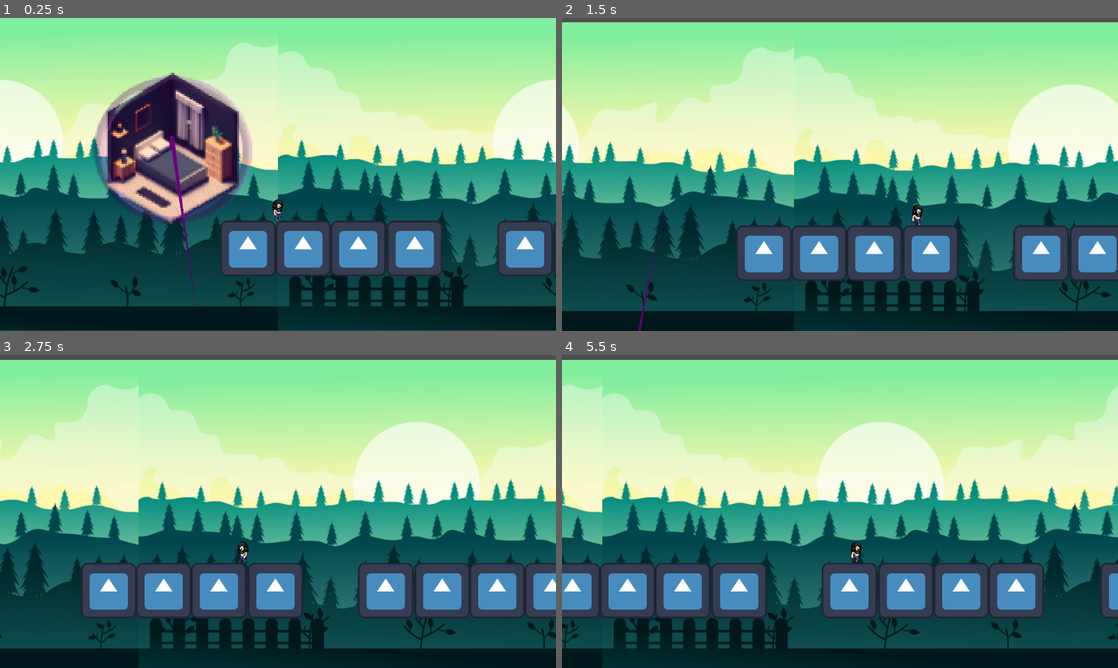
Above: before the commit, frames 1-4 (two rows, left to right).
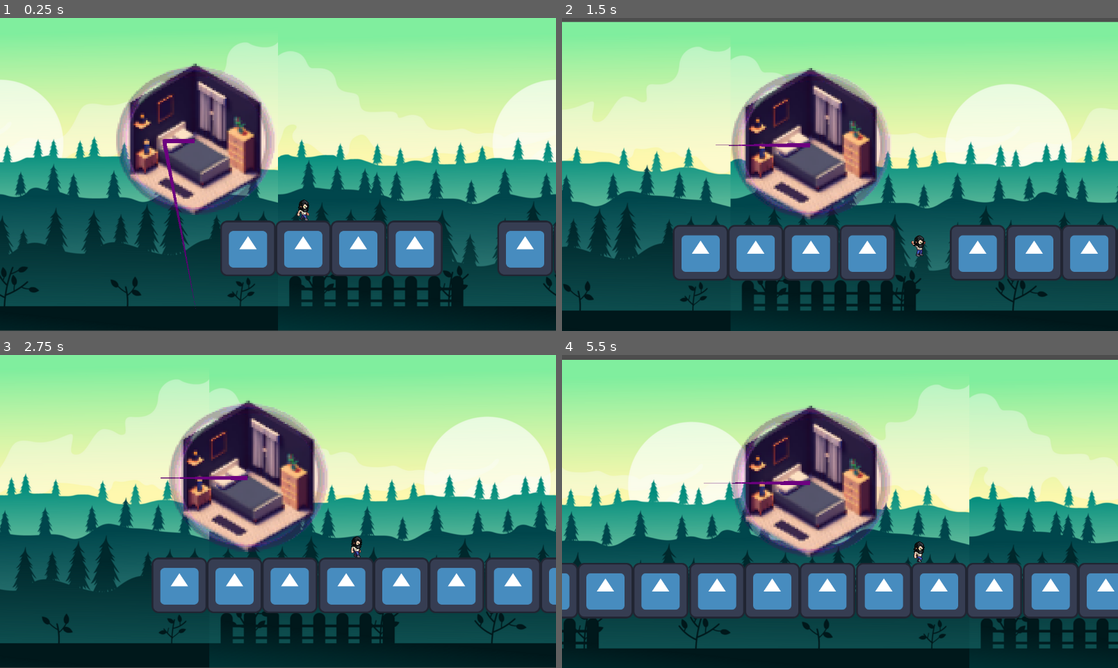
Above: after the commit, the same moments.

Repository: Narrop/Jame-Gam-17
Game: Godot game, scene res://Scenes/Levels/Level1.tscn
Same seed, same stepped clock (60 frames per second), same inputs: the game is played once before the commit and once after it. The engine's default icon, where the game draws it, is replaced by a stand-in: a white triangle on a blue panel in a dark square.
Inputs:
- Up to frame 1 (0.25 s): no input
- Up to frame 2 (1.5 s): tap Enter (ui_accept) at 0.5, 0.77 s; hold Right (ui_right) from 0.53 s (still down)
- Up to frame 3 (2.75 s): tap Enter (ui_accept) at 1.52 s; release Right (ui_right) at 2.03 s; hold Left (ui_left) from 2.03 s (still down)
- Up to frame 4 (5.5 s): release Left (ui_left) at 2.78 s; hold Right (ui_right) 2.78-4.28 s; tap Enter (ui_accept) at 3.02, 3.77, 4.52 s; hold Left (ui_left) 4.28-5.03 s; hold Right (ui_right) from 5.03 s (still down)

The runs differ from the first frame. In frame 1, 11% of the frame differs, in the area x 16-56%, y 14-93%; in frame 2, 38%; in frame 3, 45%; in frame 4, 46%, in the area x 0-100%, y 9-94%.

Commit message:
feat: autorun player and room + collision detection

Diff:
--- a/Scenes/Actors/Player.gd
+++ b/Scenes/Actors/Player.gd
@@ -21,27 +21,31 @@
 
 	# Get the input direction and handle the movement/deceleration.
 	# As good practice, you should replace UI actions with custom gameplay actions.
-	var direction = Input.get_axis("ui_left", "ui_right")
-
-	if direction < 0:
-		sprite.play("Walking")
-		sprite.flip_h = true
-	elif direction > 0:
-		sprite.play("Walking")
-		sprite.flip_h = false
-	elif is_on_floor() and direction == 0:
-		sprite.play("Idle")
+#	var direction = Input.get_axis("ui_left", "ui_right")
+#
+#	if direction < 0:
+#		sprite.play("Walking")
+#		sprite.flip_h = true
+#	elif direction > 0:
+#		sprite.play("Walking")
+#		sprite.flip_h = false
+#	elif is_on_floor() and direction == 0:
+#		sprite.play("Idle")
 
 
 	# Add the gravity.
-	if not is_on_floor():
+	if is_on_floor():
+		velocity.x = SPEED
+		sprite.play("Walking")
+		sprite.flip_h = false
+	else:
 		velocity.y += gravity * delta
 		sprite.play("Jumping")
 
-	if direction:
-		velocity.x = direction * SPEED
-	else:
-		velocity.x = move_toward(velocity.x, 0, SPEED)
+#	if direction:
+#		velocity.x = direction * SPEED
+#	else:
+#		velocity.x = move_toward(velocity.x, 0, SPEED)
 
 	# Loose if falling
 	if position.y >= 0:
--- /dev/null
+++ b/Scenes/Actors/Rooms/Room.gd
@@ -0,0 +1,10 @@
+extends CharacterBody2D
+
+const SPEED = 300
+
+# Called every frame. 'delta' is the elapsed time since the previous frame.
+func _physics_process(delta):
+	velocity.x = SPEED
+	var collision = move_and_collide(velocity * delta)
+	if collision:
+		get_tree().reload_current_scene()
--- a/Scenes/Actors/Rooms/Room.tscn
+++ b/Scenes/Actors/Rooms/Room.tscn
@@ -1,5 +1,6 @@
-[gd_scene load_steps=7 format=3 uid="uid://b3ajfl1lgssbo"]
+[gd_scene load_steps=8 format=3 uid="uid://b3ajfl1lgssbo"]
 
+[ext_resource type="Script" path="res://Scenes/Actors/Rooms/Room.gd" id="1_1r48m"]
 [ext_resource type="Texture2D" uid="uid://bmlwchj7e4ea8" path="res://Asset/Bedroom.png" id="1_iieip"]
 [ext_resource type="Texture2D" uid="uid://b4itr2dh2fl3x" path="res://Asset/Bulle.png" id="2_nijwl"]
 [ext_resource type="Script" path="res://Scenes/Actors/Trail.gd" id="3_ib80f"]
@@ -22,7 +23,9 @@
 [sub_resource type="CircleShape2D" id="CircleShape2D_h82p5"]
 radius = 165.076
 
-[node name="Room" type="RigidBody2D"]
+[node name="Room" type="CharacterBody2D"]
+motion_mode = 1
+script = ExtResource("1_1r48m")
 
 [node name="Sprite2D" type="Sprite2D" parent="."]
 texture = ExtResource("1_iieip")
--- a/Scenes/Levels/Level1.tscn
+++ b/Scenes/Levels/Level1.tscn
@@ -23,7 +23,7 @@
 [node name="SpawnGround" parent="." instance=ExtResource("2_hrjb1")]
 
 [node name="Bedroom" parent="." instance=ExtResource("2_sl6ss")]
-position = Vector2(-249, -259)
+position = Vector2(-272, -252)
 
 [node name="Player" parent="." instance=ExtResource("3_2htcg")]
 position = Vector2(-5, -95)
